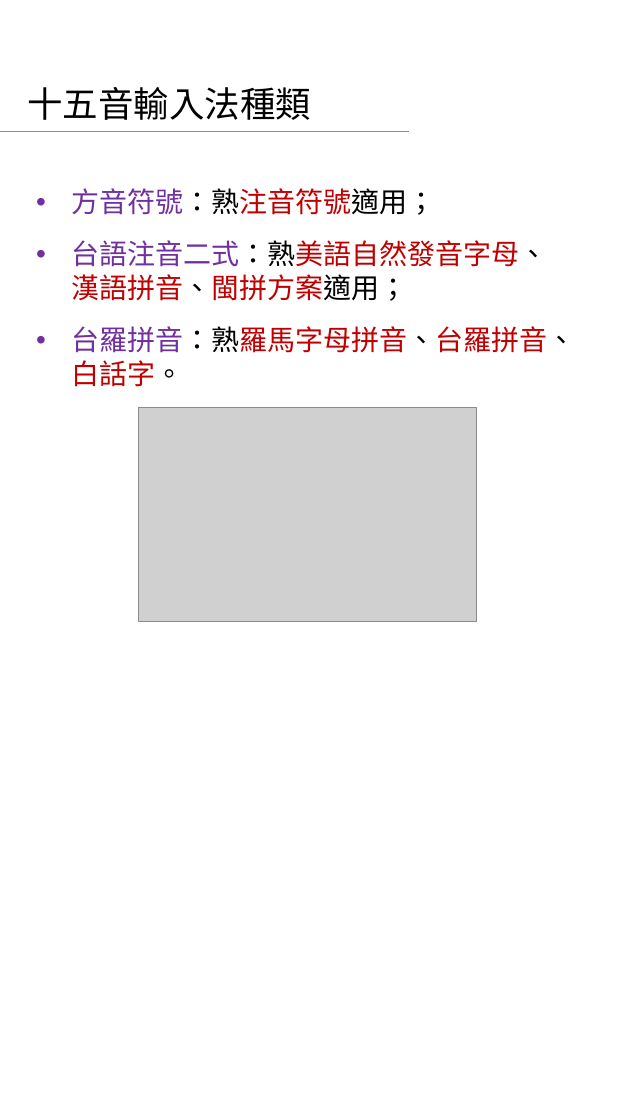
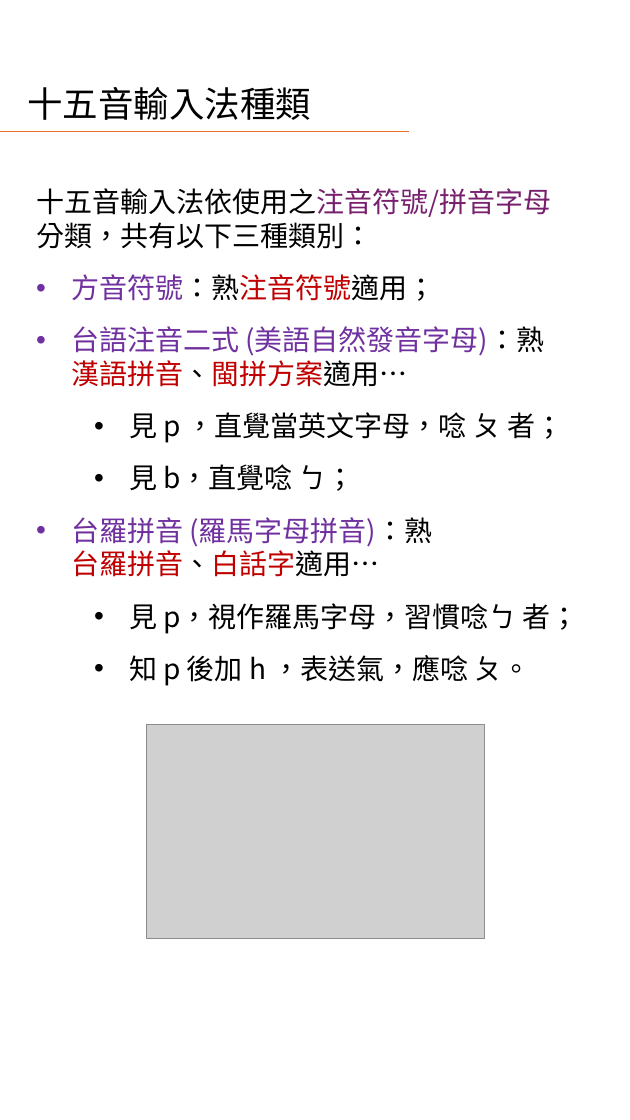
Before and after one commit to AlanJui/rime-tlpa, a slide deck: slide 8 of docs/guide/十五音輸入法簡介.pptx (slide 6 before the commit). Drawn at 630x1120 pixels with LibreOffice and Linux fonts; fonts in the diff are those of the drawing; grey boxes stand for pictures. Boxes give left, top, right and bottom in pixels: in the first picture for what was removed or moved away, otherwise in the second. Text is boxed around its words. In the diff, an @@ line names an element or a change of style, - is before the commit and + after.

```diff
--- a/docs/guide/十五音輸入法簡介.pptx
+++ b/docs/guide/十五音輸入法簡介.pptx
@@ text at (36, 188, 551, 249): paragraph added @@
+十五音輸入法依使用之注音符號/拼音字母分類，共有以下三種類別：
@@ text at (71, 326, 579, 686): text changed; text colour #C00000 to #000000 @@
-• 台語注音二式：熟美語自然發音字母、
-  漢語拼音、閩拼方案適用；
-• 台羅拼音：熟羅馬字母拼音、台羅拼音、白話字。
+• 台語注音二式 (美語自然發音字母)：熟
+  漢語拼音、閩拼方案適用…
+  • 見 p ，直覺當英文字母，唸 ㄆ 者；
+  • 見 b，直覺唸 ㄅ；
+• 台羅拼音 (羅馬字母拼音)：熟
+  台羅拼音、白話字適用…
+  • 見 p，視作羅馬字母，習慣唸ㄅ 者；
+  • 知 p 後加 h ，表送氣，應唸 ㄆ。
@@ picture: place and size @@
-picture at (138, 408, 476, 621)
+picture at (146, 725, 484, 938)
```
Also in this commit, not shown: 4 other slides changed, 11 slides added, 2 slides removed, 19 other files.
